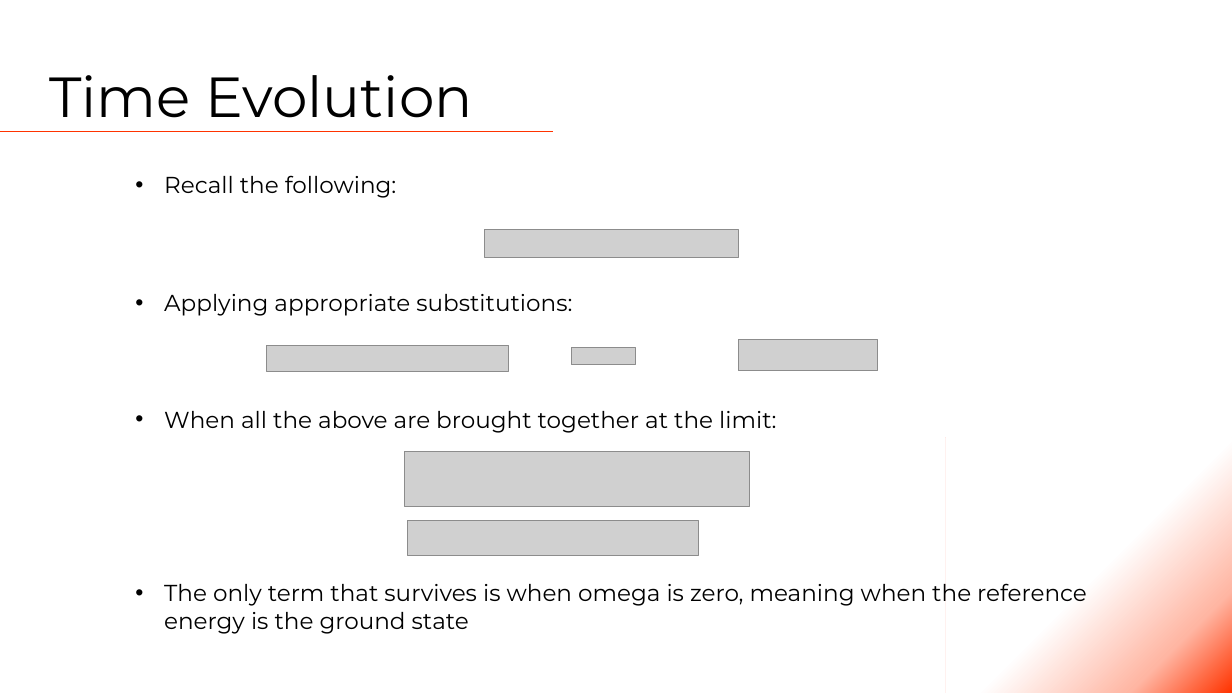
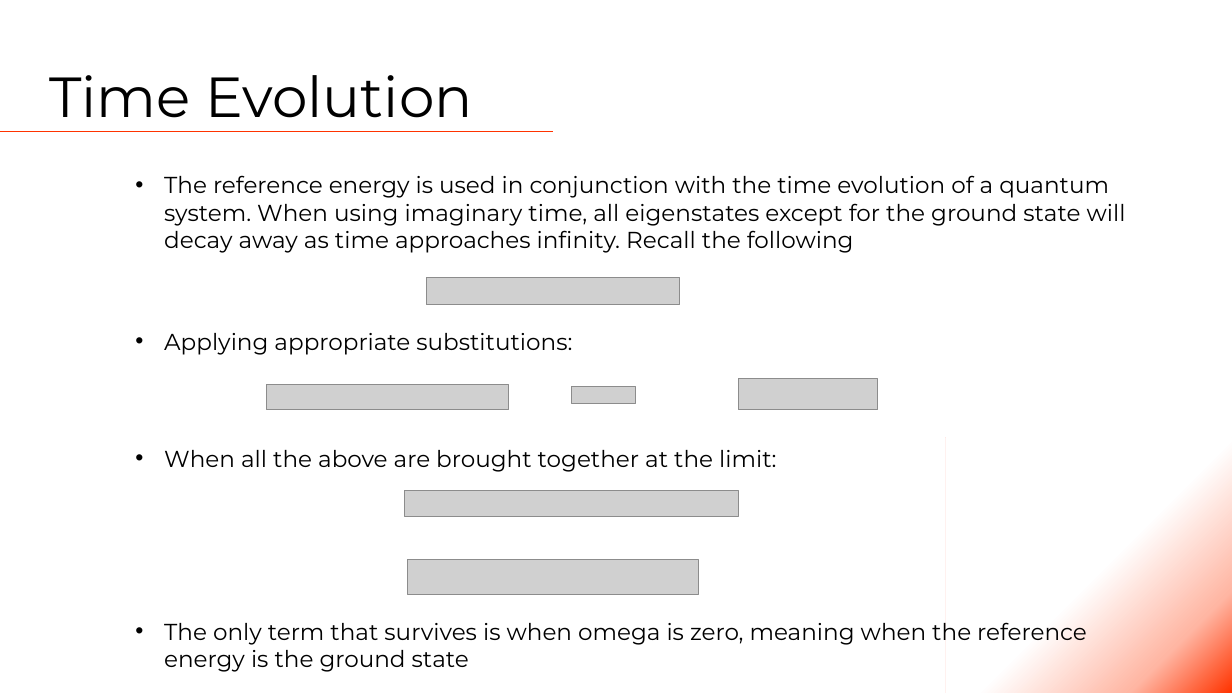
Before and after one commit to Tsintsuntsini/PHYS_581, a slide deck: slide 10 of Presentation1/Quantum Monte Carlo.pptm (slide 7 before the commit). Drawn at 1232x693 pixels with LibreOffice and Linux fonts; fonts in the diff are those of the drawing; grey boxes stand for pictures. Boxes give left, top, right and bottom in pixels: in the first picture for what was removed or moved away, otherwise in the second. Text is boxed around its words. In the diff, an @@ line names an element or a change of style, - is before the commit and + after.

```diff
--- a/Presentation1/Quantum Monte Carlo.pptm
+++ b/Presentation1/Quantum Monte Carlo.pptm
@@ text at (x1=164, y1=175, x2=1126, y2=253): text changed @@
-• Recall the following:
+• The reference energy is used in conjunction with the time evolution of a quantum system. When using imaginary time, all eigenstates except for the ground state will decay away as time approaches infinity. Recall the following
@@ picture moved from (x1=484, y1=229, x2=738, y2=257) to (x1=426, y1=277, x2=680, y2=305) @@
@@ 4 pictures, 3 texts moved together from (x1=164, y1=294, x2=1087, y2=634) to (x1=164, y1=333, x2=1087, y2=672) @@
@@ picture removed at (x1=404, y1=451, x2=750, y2=506) @@
@@ picture added at (x1=404, y1=490, x2=738, y2=516) @@
```
Also in this commit, not shown: 4 other slides changed, 4 slides added, 1 slide removed, 3 other files.
